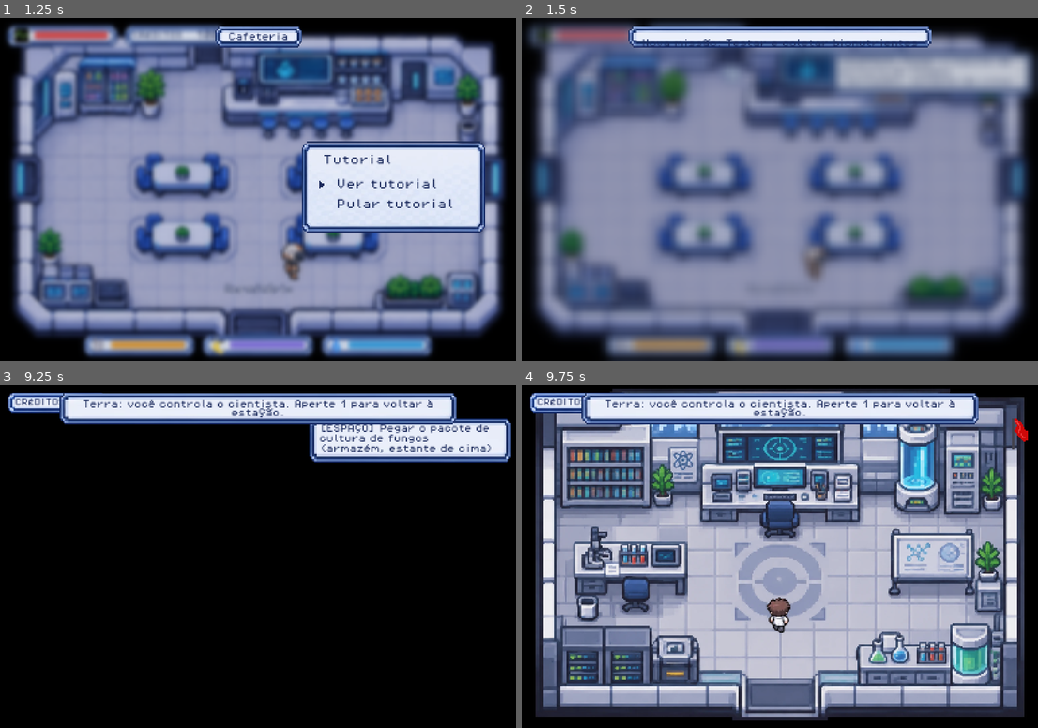
Above: before the commit, frames 1-4 (two rows, left to right).
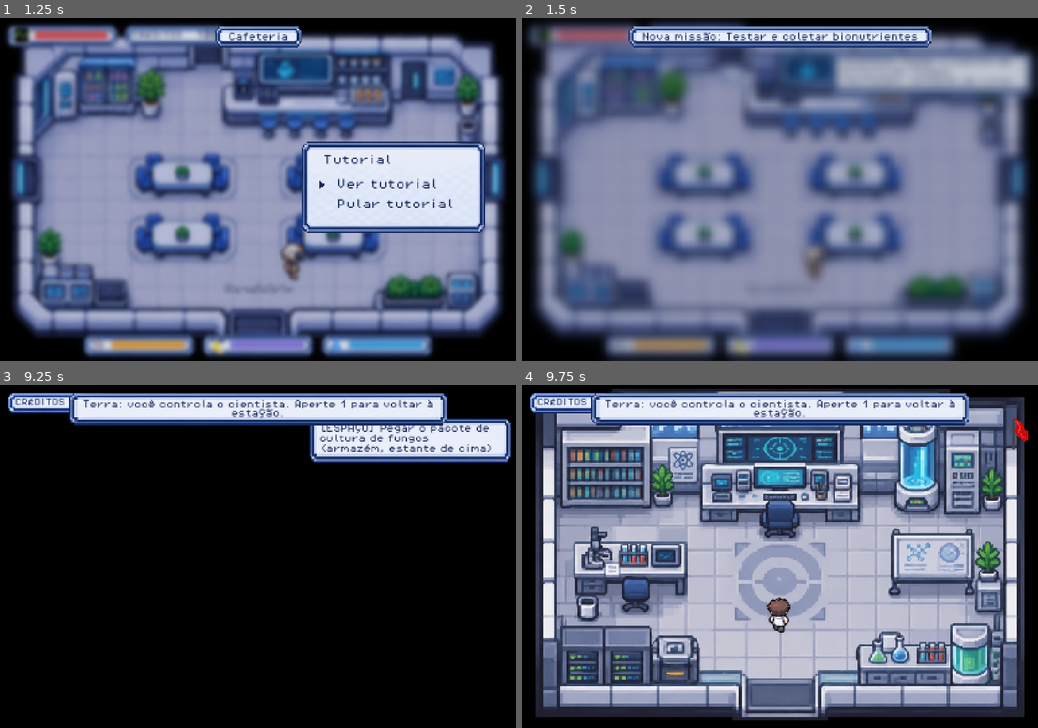
Above: after the commit, the same moments.

Repository: thallesgsrv/nasa-space-apps
Game: Godot game, scene res://tests/run_tests.tscn
Two runs of this game, one before a commit and one after it. Both use one fixed random seed, a clock stepped at 60 frames per second and the inputs below. This scene is started directly instead of the project's main scene. Video files are missing from this copy of the repository; at most half a second of black plays in their place. Sound files missing from this copy of the repository are replaced by a short silence.
Inputs (mouse positions are in pixels of both pictures, inside the frame that each line leads up to):
- Up to frame 1 (1.25 s): tap Enter at 0.5 s; move the mouse to (371, 172) at 0.52 s; hold D (move_right) from 0.53 s (still down); hold F (interact) from 0.53 s (still down); click (371, 172) at 0.67 s; tap Space at 0.77 s
- Up to frame 2 (1.5 s): release D (move_right) at 1.25 s; release F (interact) at 1.25 s; drag from (676, 206) to (733, 72) at 1.27 s
- Up to frame 3 (9.25 s): move the mouse to (309, 481) at 2.02 s; hold D (move_right) 2.03-2.75 s; hold V (objective) 2.03-2.75 s; click (309, 481) at 2.17 s; drag from (232, 625) to (361, 498) at 2.77 s; move the mouse to (412, 607) at 3.52 s; hold A (move_left) 3.53-4.25 s; tap Enter at 3.6 s; click (412, 607) at 3.67 s; tap Space at 3.77, 6.5, 6.77 s; tap I (inventory) at 4.15 s; drag from (103, 505) to (448, 611) at 4.27 s; move the mouse to (283, 556) at 5.02 s; hold S (move_down) 5.03-5.75 s; tap Tab at 5.1 s; click (283, 556) at 5.17 s; drag from (180, 470) to (258, 669) at 5.77 s; move the mouse to (371, 539) at 6.52 s; hold W (move_up) 6.53-7.25 s; tap Backspace at 6.6 s; click (371, 539) at 6.67 s; drag from (154, 573) to (258, 697) at 7.27 s; move the mouse to (309, 481) at 8.02 s; hold S (move_down) 8.03-8.75 s; hold M (missions) 8.03-8.75 s; click (309, 481) at 8.17 s; drag from (232, 625) to (448, 611) at 8.77 s
- Up to frame 4 (9.75 s): move the mouse to (934, 607) at 9.52 s; hold W (move_up) from 9.53 s (still down); hold 1 (switch_world) from 9.53 s (still down); click (934, 607) at 9.67 s

Frame 1 is identical in both runs. In frame 2, 0.7% of the frame differs, in the area x 23-77%, y 3-9%; in frame 3, 1.8%, in the area x 11-89%, y 2-12%; in frame 4, 1.7%.

Commit message:
fix(ui): texto do aviso curto saia da caixa (quebra de linha manual em vez de autowrap)

Diff:
--- a/scripts/ui/ui.gd
+++ b/scripts/ui/ui.gd
@@ -543,18 +543,39 @@
 	return idx
 
 
+## Quebra o texto em linhas que cabem em `width` (quebra manual: um Label com autowrap tem altura minima
+## imprevisivel e empurrava o texto para fora da caixa).
+func wrap_text(text: String, width: float, size: int) -> String:
+	var out: Array = []
+	for para in text.split("\n"):
+		var line := ""
+		for word in para.split(" "):
+			var cand := word if line == "" else line + " " + word
+			if line != "" and FONT.get_string_size(cand, HORIZONTAL_ALIGNMENT_LEFT, -1, size).x > width:
+				out.append(line)
+				line = word
+			else:
+				line = cand
+		out.append(line)
+	return "\n".join(PackedStringArray(out))
+
+
 func toast(text: String, seconds: float = 3.0) -> void:
-	_toast_label.text = text
-	# largura maxima: mensagens longas quebram linha em vez de sair da tela
-	var text_w := FONT.get_string_size(text, HORIZONTAL_ALIGNMENT_LEFT, -1, 24).x
-	var w := minf(text_w + 80.0, 1180.0)
-	var lines := maxi(1, ceili(text_w / (w - 80.0)))
-	var h := 64.0 + float(lines - 1) * 30.0
+	var max_w := 1180.0
+	var wrapped := wrap_text(text, max_w - 80.0, 24)
+	var line_count := wrapped.count("\n") + 1
+	var text_w := 0.0
+	for ln in wrapped.split("\n"):
+		text_w = maxf(text_w, FONT.get_string_size(ln, HORIZONTAL_ALIGNMENT_LEFT, -1, 24).x)
+	var w := minf(text_w + 80.0, max_w)
+	var h := 64.0 + float(line_count - 1) * 32.0
+	_toast_label.autowrap_mode = TextServer.AUTOWRAP_OFF
+	_toast_label.custom_minimum_size = Vector2.ZERO
+	_toast_label.text = wrapped
 	_toast.size = Vector2(w, h)
 	_toast.position = Vector2(clampf((VIEW.x - w) / 2.0, 20.0, VIEW.x - w - 20.0), 24)
-	_toast_label.custom_minimum_size = Vector2.ZERO
 	_toast_label.position = Vector2.ZERO
-	_toast_label.size = _toast.size
+	_toast_label.size = Vector2(w, h)
 	_toast.visible = true
 	_toast.modulate.a = 1.0
 	if _toast_tween:
--- a/tests/run_tests.gd
+++ b/tests/run_tests.gd
@@ -851,9 +851,12 @@
 		check(mr.position.x >= 0.0 and mr.position.y >= 0.0 and mr.end.x <= 1536.0 and mr.end.y <= 1024.0, "menu dentro da tela (%s)" % str(mr))
 		UI._menu.visible = false
 		UI._menu_active = false
-	UI.toast("Missao atualizada: ".repeat(20), 0.1)
-	var tr_ := Rect2(UI._toast.position, UI._toast.size)
-	check(tr_.position.x >= 0.0 and tr_.end.x <= 1536.0, "aviso curto dentro da tela")
+	# aviso curto: o texto fica DENTRO da caixa, depois de qualquer sequencia de curto/longo
+	for msg in ["Dormitorio", "Missao atualizada: Aquecer o pacote na maquina de aquecimento (armazem, containers azuis a direita)", "OK", "Missao atualizada: ".repeat(20), "Terra"]:
+		UI.toast(msg, 0.1)
+		var tr_ := Rect2(UI._toast.position, UI._toast.size)
+		check(tr_.position.x >= 0.0 and tr_.end.x <= 1536.0, "aviso curto dentro da tela")
+		check(UI._toast_label.size.is_equal_approx(UI._toast.size) and UI._toast_label.get_minimum_size().y <= UI._toast.size.y, "texto do aviso cabe na caixa (min %s, caixa %s)" % [str(UI._toast_label.get_minimum_size()), str(UI._toast.size)])
 	# voto do CML 1 em modo automatico segue a escolha
 	MissionState.reset()
 	GameState.reset()
